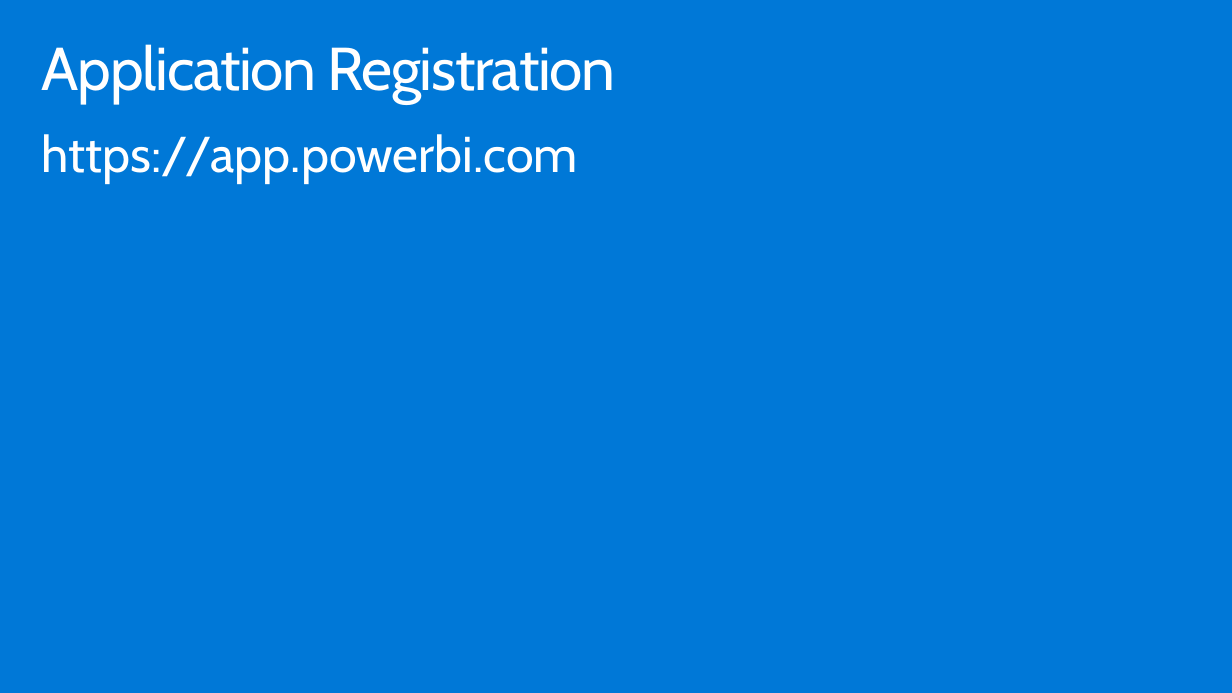
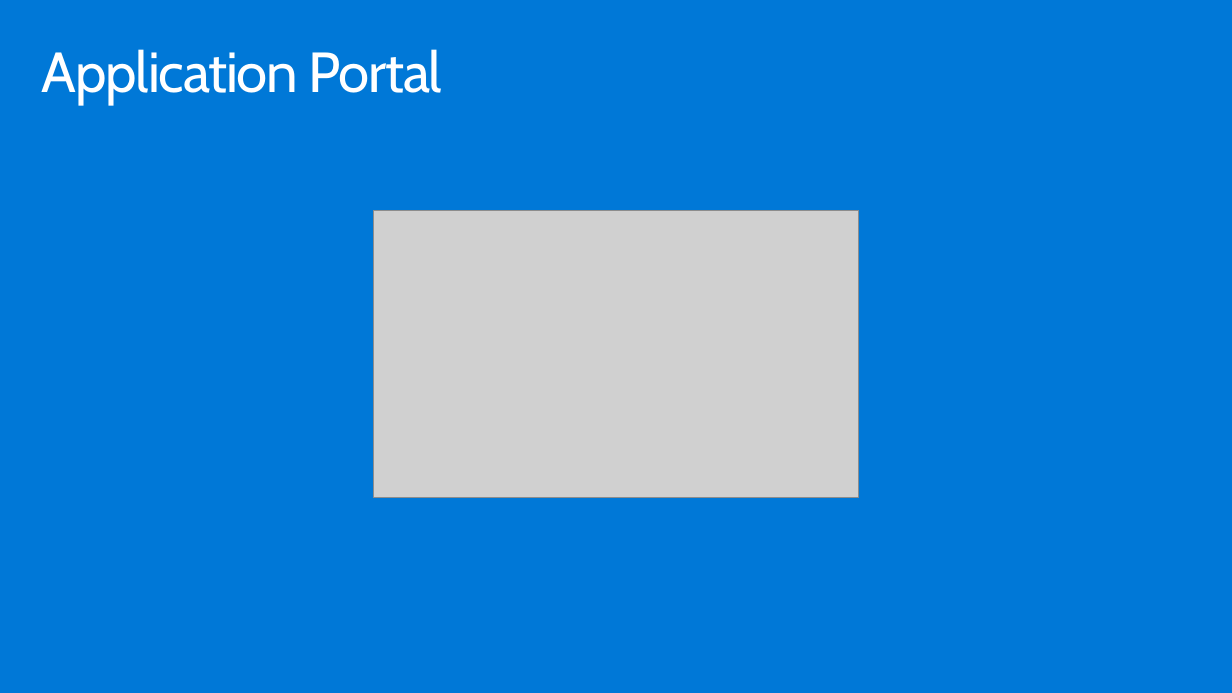
Before and after one commit to hnc198/AzurePowerBI, a slide deck: slide 6 of 4. Hands-on Modules/Embedding/8. Resources.pptx (slide 5 before the commit). Drawn at 1232x693 pixels with LibreOffice and Linux fonts; fonts in the diff are those of the drawing; grey boxes stand for pictures. Boxes give left, top, right and bottom in pixels: in the first picture for what was removed or moved away, otherwise in the second. Text is boxed around its words. In the diff, an @@ line names an element or a change of style, - is before the commit and + after.

```diff
--- a/4. Hands-on Modules/Embedding/8. Resources.pptx
+++ b/4. Hands-on Modules/Embedding/8. Resources.pptx
@@ title "Application Portal" at [42, 49, 442, 105]: vertical alignment top to middle @@
@@ title at [42, 49, 442, 105]: text changed; size 47 to 44 pt @@
-Application Registration
+Application Portal
@@ text removed at [42, 134, 578, 183] @@
-https://app.powerbi.com
@@ picture added at [373, 210, 859, 497] @@
```
Also in this commit, not shown: 3 other slides changed, 3 slides added, 2 slides removed, 4 other files.
